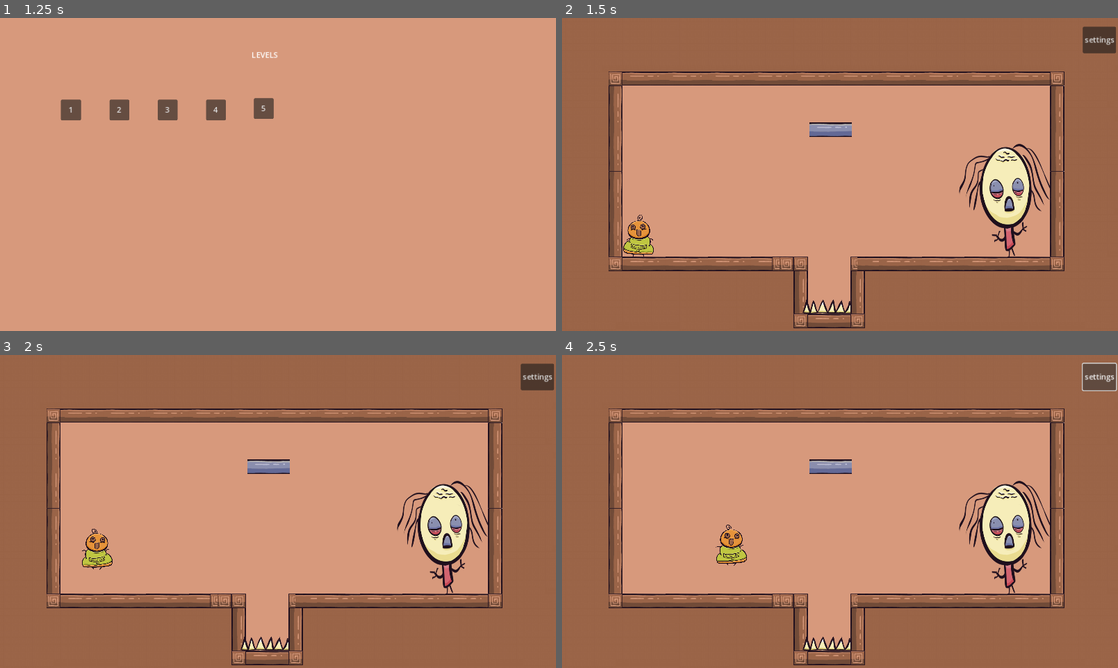
Above: before the commit, frames 1-4 (two rows, left to right).
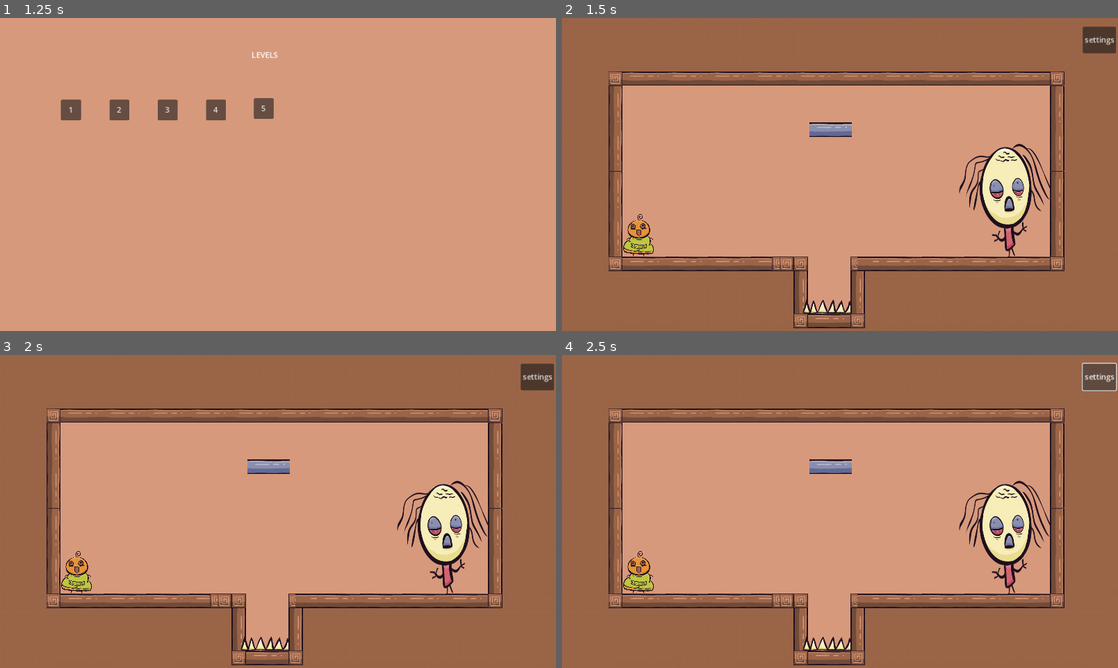
Above: after the commit, the same moments.

Repository: Yotambu100/The-hood-Five
Game: Godot game, scene res://main.tscn
Two runs of this game, one before a commit and one after it. Both use one fixed random seed, a clock stepped at 60 frames per second and the inputs below.
Inputs:
- Up to frame 1 (1.25 s): click "PLAY" at 0.5 s
- Up to frame 2 (1.5 s): click "1" at 1.25 s
- Up to frame 3 (2 s): no input
- Up to frame 4 (2.5 s): click "settings" at 2 s

Frame 1 is identical in both runs. In frame 2, 0.2% of the frame differs, in the area x 11-17%, y 62-77%; in frame 3, 0.9%; in frame 4, 0.9%, in the area x 11-34%, y 54-77%.
Error after the commit: Parse Error: Unexpected "Identifier" in class body. (res://AutoPlayer/Player.gd:1)

Commit message:
Added the timer

Diff:
--- a/AutoPlayer/Player.gd
+++ b/AutoPlayer/Player.gd
@@ -1,5 +1,7 @@
 extends CharacterBody2D
 
+
+use code with cautio
 
 const SPEED = 300.0
 const JUMP_VELOCITY = -400.0
@@ -20,6 +22,9 @@
 var actions = ["p"]
 
 func _ready():
+
+
+
 	actions = get_parent().level_actions
 	get_node("AnimatedSprite2D").play("Idle")
 
--- /dev/null
+++ b/CanvasLayer2.gd
@@ -0,0 +1,12 @@
+extends CanvasLayer
+
+
+# Called when the node enters the scene tree for the first time.
+func _ready():
+	pass
+
+
+
+# Called every frame. 'delta' is the elapsed time since the previous frame.
+func _process(delta):
+	pass
--- /dev/null
+++ b/Timer_countdown.gd
@@ -0,0 +1,10 @@
+extends Timer
+
+
+# Called when the node enters the scene tree for the first time.
+func _ready():
+	pass
+
+# Called every frame. 'delta' is the elapsed time since the previous frame.
+func _process(delta):
+	pass
--- a/level_real_1.gd
+++ b/level_real_1.gd
@@ -1,6 +1,9 @@
 extends Node2D
+var timer=5
+
 
 var level_actions =["jr","r", "jr", "r", "r", "r", "j"]
+
 
 # Called when the node enters the scene tree for the first time.
 func _ready():
@@ -18,5 +21,14 @@
 
 
 
+
 func _on_button_settings_pressed():
 	get_tree().change_scene_to_file("res://main.tscn")
+
+func _on_timer_countdown_timeout():
+	if timer>-1:
+		var clock = get_node("CanvasLayer/LBL_Time")
+		clock.set_text(str(timer)+" seconds left")
+		if (timer==0):
+			clock.set_text("your time is up !")
+		timer -=1
--- a/level_real_2.tscn
+++ b/level_real_2.tscn
@@ -1,12 +1,13 @@
-[gd_scene load_steps=18 format=3 uid="uid://esbdd16svk5p"]
-
+[gd_scene load_steps=19 format=3 uid="uid://bigirv3bx7cio"]
 [ext_resource type="Script" path="res://level_real_2.gd" id="1_52rv3"]
+[ext_resource type="Script" path="res://CanvasLayer2.gd" id="2_8n06m"]
 [ext_resource type="Texture2D" uid="uid://bpog7h1mcw0kh" path="res://logs/jump_pad.png" id="2_8v0bc"]
 [ext_resource type="Texture2D" uid="uid://bt4slornkocuv" path="res://logs/spikes1.png" id="3_hryvv"]
 [ext_resource type="Texture2D" uid="uid://ca3eysnbjvsvp" path="res://logs/logs3.png" id="4_bn2gu"]
 [ext_resource type="Texture2D" uid="uid://cs4sk8a0rywf5" path="res://logs/background.png" id="5_p1y6e"]
 [ext_resource type="PackedScene" uid="uid://y22qwdmagkle" path="res://AutoPlayer/Player.tscn" id="6_j6ydt"]
 [ext_resource type="Texture2D" uid="uid://cpbkifti6mk74" path="res://AutoPlayer/Player_idle1.png" id="7_bhc7d"]
+[ext_resource type="Script" path="res://Timer_countdown.gd" id="7_qkspt"]
 [ext_resource type="Texture2D" uid="uid://bk0uwxhqvcjfv" path="res://player/Player hands up.png" id="8_05nsp"]
 [ext_resource type="PackedScene" uid="uid://b5fwak6yrhgoo" path="res://movable/DraggableLog/DraggableLog.tscn" id="9_eoapo"]
 
@@ -155,6 +156,7 @@
 script = ExtResource("1_52rv3")
 
 [node name="CanvasLayer" type="CanvasLayer" parent="."]
+script = ExtResource("2_8n06m")
 
 [node name="TileMap" type="TileMap" parent="CanvasLayer"]
 scale = Vector2(0.419553, 0.403958)
@@ -174,6 +176,27 @@
 offset_right = 8.0
 offset_bottom = 8.0
 
+[node name="LBL_Time" type="Label" parent="CanvasLayer"]
+z_as_relative = false
+anchors_preset = 6
+anchor_left = 1.0
+anchor_top = 0.5
+anchor_right = 1.0
+anchor_bottom = 0.5
+offset_left = -772.0
+offset_top = -191.0
+offset_right = -731.0
+offset_bottom = -165.0
+grow_horizontal = 0
+grow_vertical = 2
+scale = Vector2(4, 4)
+
+[node name="Timer_countdown" type="Timer" parent="CanvasLayer/LBL_Time"]
+process_priority = 1
+autostart = true
+script = ExtResource("7_qkspt")
+
+
 [node name="CharacterBody2D" parent="." instance=ExtResource("6_j6ydt")]
 position = Vector2(226, 331)
 
@@ -193,4 +216,7 @@
 position = Vector2(701, 423)
 
 [connection signal="ready" from="CanvasLayer/TileMap" to="." method="_on_tile_map_ready"]
+
 [connection signal="pressed" from="CanvasLayer/ButtonSettings" to="." method="_on_button_settings_pressed"]
+
+[connection signal="timeout" from="CanvasLayer/LBL_Time/Timer_countdown" to="." method="_on_timer_countdown_timeout"]
--- a/project.godot
+++ b/project.godot
@@ -27,3 +27,10 @@
 
 renderer/rendering_method="mobile"
 environment/defaults/default_clear_color=Color(0.843137, 0.6, 0.486275, 1)
+
+[shader_globals]
+
+Level_Timer={
+"type": "int",
+"value": 5
+}
